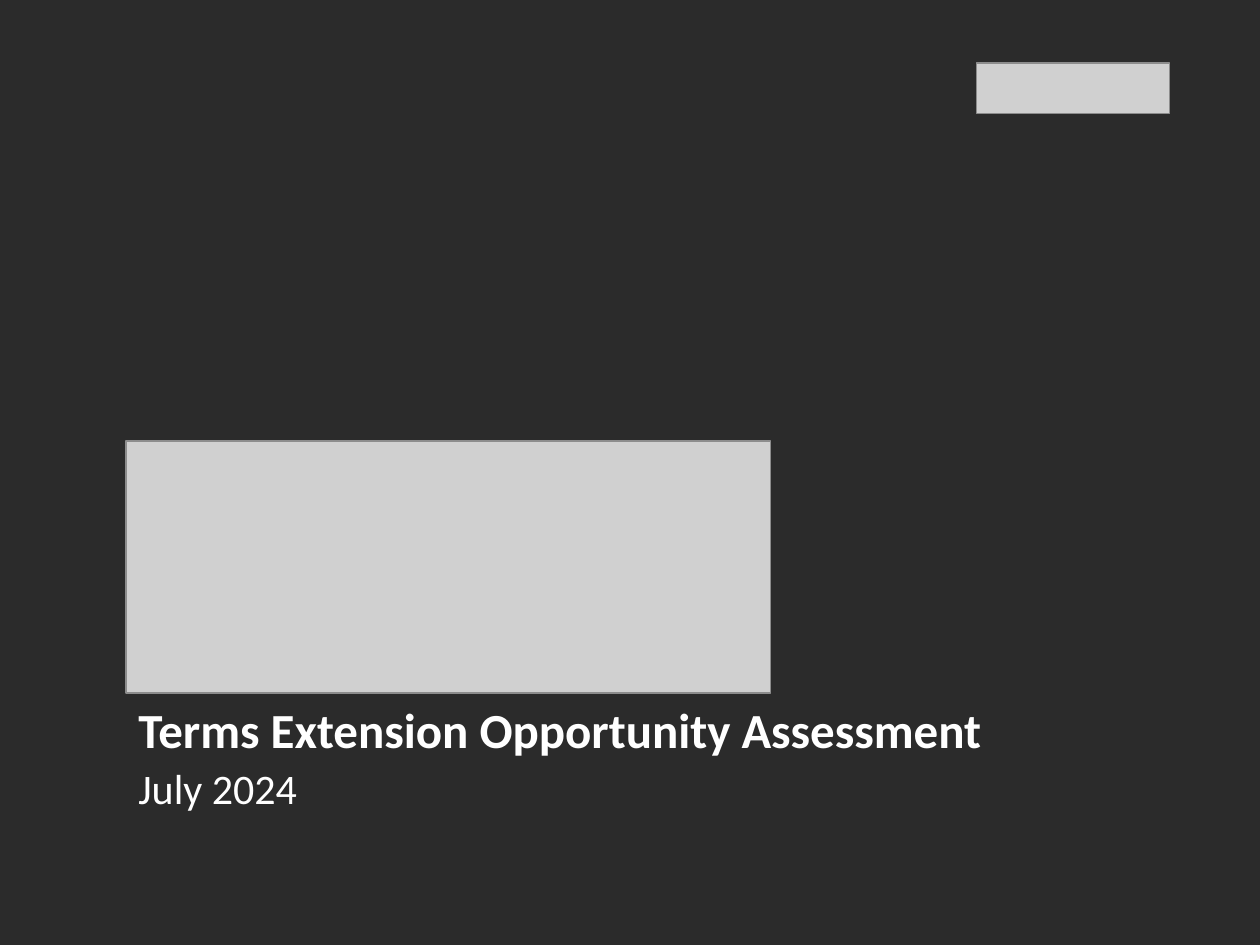
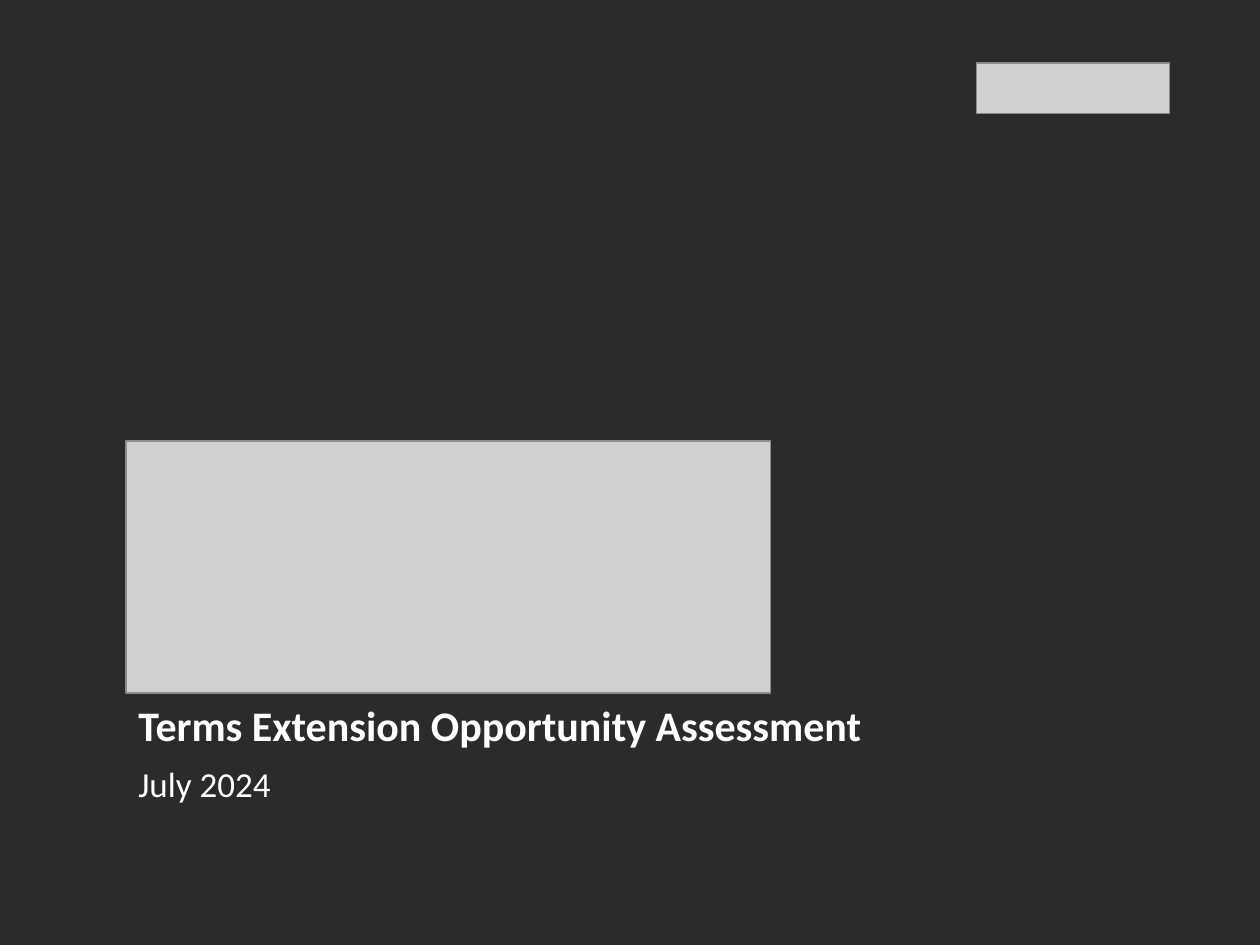
Before and after one commit to dimitarivanov-taulia/opportunity_deck_automation, a slide deck: slide 1 of presentations/opportunity_deck_American Water.pptx. Drawn at 1260x945 pixels with LibreOffice and Linux fonts; fonts in the diff are those of the drawing; grey boxes stand for pictures; background and template pictures are left out; a plain dark background stands for a picture behind light text. Boxes give left, top, right and bottom in pixels: in the first picture for what was removed or moved away, otherwise in the second. Text is boxed around its words. In the diff, an @@ line names an element or a change of style, - is before the commit and + after.

```diff
--- a/presentations/opportunity_deck_American Water.pptx
+++ b/presentations/opportunity_deck_American Water.pptx
@@ text "Terms Extension Opportunity Assessment" at <box>138,711,861,748</box>: size 28 to 24 pt @@
@@ text "July 2024" at <box>138,772,271,803</box>: size 24 to 20 pt @@
```
Also in this commit, not shown: 1 other slide changed, 2 other files.
